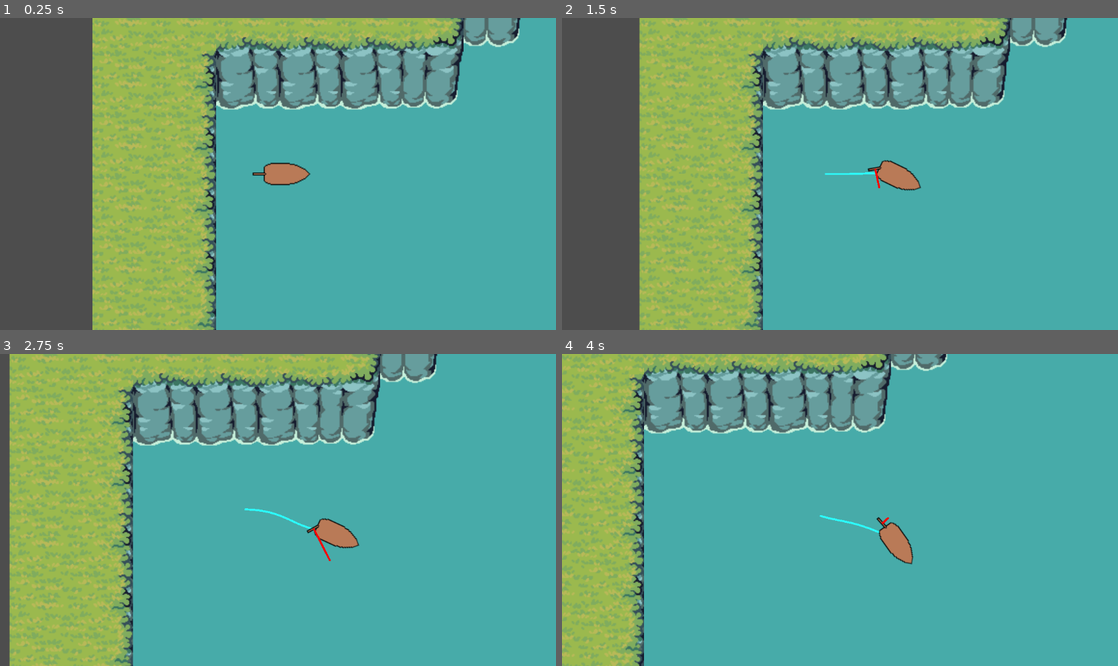
Above: before the commit, frames 1-4 (two rows, left to right).
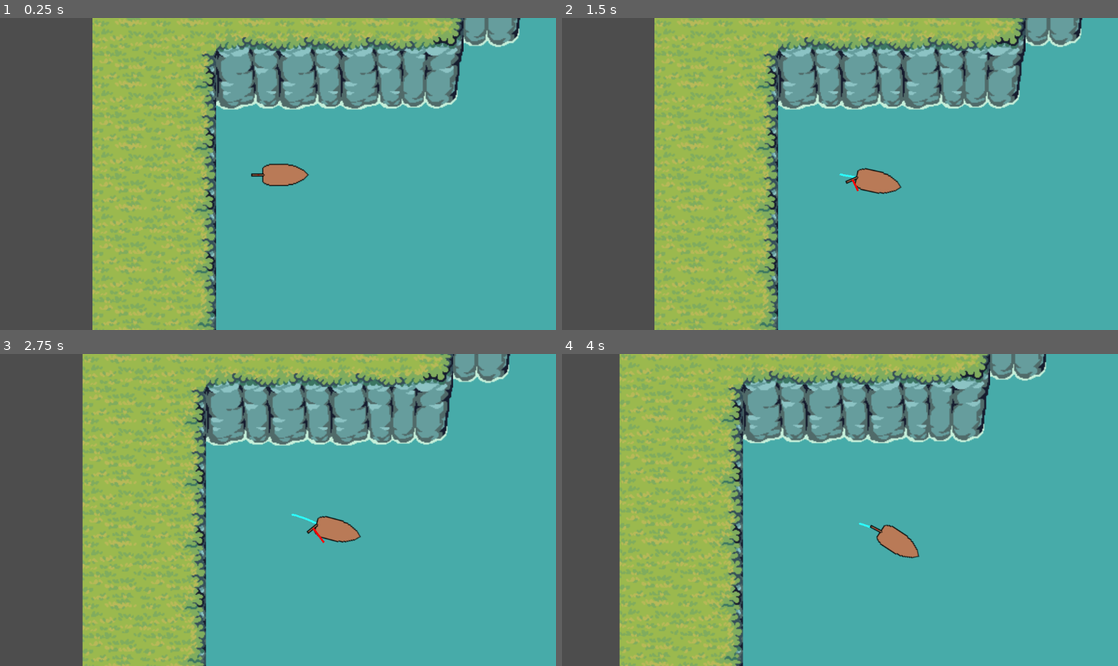
Above: after the commit, the same moments.

Repository: darren56brown/Sailboat
Game: Godot game, scene res://world.tscn
The game is run twice, just before and just after one commit, with the same random seed, the same clock (stepped at 60 frames per second) and the same inputs. The engine's default icon, where the game draws it, is replaced by a stand-in: a white triangle on a blue panel in a dark square.
Inputs:
- Up to frame 1 (0.25 s): no input
- Up to frame 2 (1.5 s): hold D (steer_right) 0.53-1.28 s; tap S (center_rudder) at 0.6, 1.35 s; hold A (steer_left) from 1.28 s (still down)
- Up to frame 3 (2.75 s): release A (steer_left) at 2.03 s; hold D (steer_right) from 2.03 s (still down); tap S (center_rudder) at 2.1 s
- Up to frame 4 (4 s): tap S (center_rudder) at 2.85, 3.6 s; release D (steer_right) at 3.53 s; hold A (steer_left) from 3.53 s (still down)

The runs differ from the first frame. In frame 1, 0.2% of the frame differs, in the area x 45-56%, y 46-54%; in frame 2, 21%; in frame 3, 39%; in frame 4, 42%, in the area x 0-88%, y 0-100%.

Commit message:
physics changes

Diff:
--- a/boat.gd
+++ b/boat.gd
@@ -1,17 +1,20 @@
 extends RigidBody2D
 
-@export var wind_velocity = Vector2(200, 0)
-@export var rudder_rate_deg_per_frame = 120.0
+@export var wind_velocity = Vector2(150, 0)
+@export var rudder_rotation_rate = 120.0 #deg/sec
 @export var max_rudder_angle_deg = 60.0
 @export var rudder_efficiency = 2.0
+@export var rudder_hinge_position = Vector2(-18, 0)
+@export var rudder_length = 10
+@export var water_velocity = Vector2(0, 5)
 
 @onready var rudder_pivot = $RudderPivot
 @onready var rudder_arrow = $RudderForceArrow
 
 var rudder_angle_deg = 0.0
 var is_centering: bool = false
-var rudder_force_local = Vector2()
-var rudder_center_local = Vector2()
+var rudder_force = Vector2()
+var rudder_center_position = Vector2()
 
 #Computed as often as possible. Use for graphics updates and to recore from UI
 func _process(delta: float):
@@ -26,8 +29,8 @@
 	rudder_pivot.rotation = deg_to_rad(rudder_angle_deg)
 
 	#Update rudder force arrow graphics
-	rudder_arrow.position = rudder_center_local
-	rudder_arrow.set_point_position(1, rudder_force_local * -0.5)
+	rudder_arrow.position = rudder_center_position
+	rudder_arrow.set_point_position(1, rudder_force * -0.5)
 
 #Computed every physics tick. Do everything here except set state varaibles
 func _physics_process(delta: float):
@@ -37,44 +40,38 @@
 
 	#Don't use built in physics model for rudder angle
 	if is_centering:
-		rudder_angle_deg = move_toward(rudder_angle_deg, 0, rudder_rate_deg_per_frame * delta)
+		rudder_angle_deg = move_toward(rudder_angle_deg, 0, rudder_rotation_rate * delta)
 	else:
 		var turn_input = Input.get_axis("steer_right", "steer_left")
 		if turn_input != 0:
-			rudder_angle_deg = clamp(rudder_angle_deg + (turn_input * rudder_rate_deg_per_frame * delta),
+			rudder_angle_deg = clamp(rudder_angle_deg + (turn_input * rudder_rotation_rate * delta),
 				-max_rudder_angle_deg, max_rudder_angle_deg)
+
+	var rudder_unit_vec = Vector2.LEFT.rotated(deg_to_rad(rudder_angle_deg))
+	rudder_center_position = rudder_hinge_position + rudder_unit_vec * rudder_length / 2.0
 
 #Also computed every physics tick. Update state variables here
 func _integrate_forces(state):
-	var stern_offset_local = Vector2(-18, 0) # The hinge point
-	var rudder_length = 10.0                 # The length of your rudder blade
-	var center_offset = rudder_length / 2.0  # Center of pressure is halfway
+	var velocity_vector = state.linear_velocity
+	velocity_vector = velocity_vector.rotated(-rotation)
 
-	# Calculate where the MIDDLE of the rudder is in boat-local space
-	var rudder_dir_local = Vector2.RIGHT.rotated(deg_to_rad(rudder_angle_deg))
-	rudder_center_local = stern_offset_local - (rudder_dir_local * center_offset)
+	var rudder_unit_normal = Vector2.UP.rotated(deg_to_rad(rudder_angle_deg))
+	var water_velocity_loc = water_velocity.rotated(-rotation)
 
-	var global_vel = state.linear_velocity
-	var local_vel = global_vel.rotated(-rotation)
+	var flow_velocity = velocity_vector - water_velocity_loc
+	var rudder_normal_velocity = rudder_unit_normal * flow_velocity.dot(rudder_unit_normal)
 
-	# A. Get the "Face" (Normal) of the rudder
-	var rudder_normal_local = Vector2.UP.rotated(deg_to_rad(rudder_angle_deg))
+	rudder_force = rudder_normal_velocity * -rudder_efficiency
+	apply_force(rudder_force.rotated(rotation),
+		rudder_center_position.rotated(rotation))
 
-	# B. Calculate Pressure
-	var flow_pressure = local_vel.dot(rudder_normal_local)
+	#reduce flow velocity due to drag
+	flow_velocity.x *= 0.95  # Forward glide
+	flow_velocity.y *= 0.45  # Lateral resistance
 
-	# C. Resulting Force
-	rudder_force_local = rudder_normal_local * flow_pressure * -rudder_efficiency
-
-	# Apply force at the ACTUAL CENTER of the rudder, not the hinge
-	# We rotate the local center point into global space
-	var force_pos_global = rudder_center_local.rotated(rotation)
-	apply_force(rudder_force_local.rotated(rotation), force_pos_global)
-
-	# --- 4. HYDRODYNAMICS (Tracking) ---
-	local_vel.x *= 0.99  # Forward glide
-	local_vel.y *= 0.85  # Lateral resistance
-	state.linear_velocity = local_vel.rotated(rotation)
+	#compute new velocity vector and apply it
+	velocity_vector = flow_velocity + water_velocity_loc
+	state.linear_velocity = velocity_vector.rotated(rotation)
 
 	# --- 5. DAMPING & ENVIRONMENT ---
 	state.angular_velocity *= 0.92
